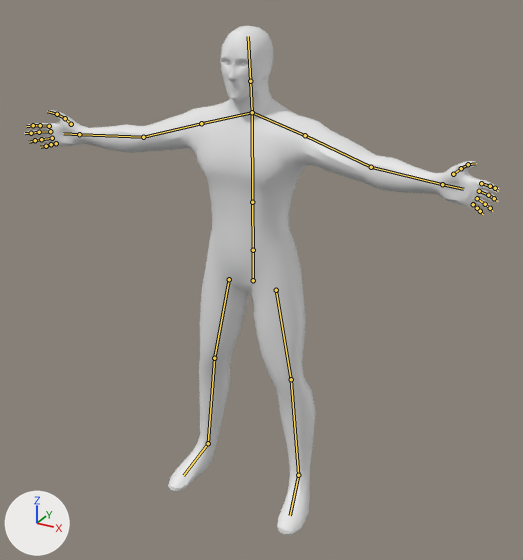
What one commit did to the Blender file scenes/pawn/player/KincheePlayer.blend.
Rendered twice from a 50 mm lens placed at (7.31, -12.68, 12.0), pointed at (0.81, -0.86, 6.09). Every picture has the same lights, and +X, +Y and +Z are marked at lower left. The older version comes first. The bones that bend it are drawn over the model as lines.

In view in the first picture: 'Retop'.
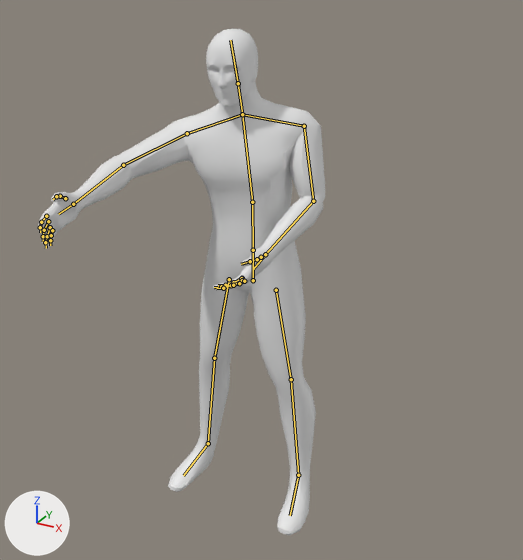
The newer file adds an action. The first version stands in its rest pose; the second is drawn at frame 16 of the action 'mob_melee'.

Location of each change, (x1, y1, x2, y2) in pixels of the pictures (523 x 560 px):
'Retop', posed (39% narrower): before (24, 26, 499, 535); after (38, 29, 325, 535)
bone 'UpperSpine', root to tip: before (252, 202) to (252, 112); after (252, 202) to (242, 114)
bone 'Clavicle.L', root to tip: before (252, 112) to (305, 135); after (242, 114) to (304, 126)
bone 'UpperArm.L', root to tip: before (305, 135) to (371, 167); after (304, 126) to (313, 201)
bone 'LowerArm.L', root to tip: before (371, 167) to (442, 184); after (313, 201) to (265, 254)
bone 'Clavicle.R', root to tip: before (252, 112) to (201, 123); after (242, 114) to (187, 133)
bone 'UpperArm.R', root to tip: before (201, 123) to (143, 137); after (187, 133) to (123, 165)
bone 'LowerArm.R', root to tip: before (143, 137) to (79, 134); after (123, 165) to (73, 204)

The edits, one by one:
Bone 'UpperSpine' (bone_upperspine) turns from (0, 0, 0) to (6, 7, 4) degrees about its own x, y and z.
Bone 'Clavicle.L' (bone_clavicle_l) turns from (0, 0, 0) to (-19, -5, 1) degrees about its own x, y and z.
Bone 'UpperArm.L' (bone_upperarm_l) turns from (0, 0, 0) to (24, 11, -64) degrees about its own x, y and z.
Bone 'LowerArm.L' (bone_lowerarm_l) turns from (0, 0, 0) to (57, 55, 1) degrees about its own x, y and z.
Bone 'Clavicle.R' (bone_clavicle_r) turns from (0, 0, 0) to (11, -3, 0) degrees about its own x, y and z.
Bone 'UpperArm.R' (bone_upperarm_r) turns from (0, 0, 0) to (40, 4, 2) degrees about its own x, y and z.
Bone 'LowerArm.R' (bone_lowerarm_r) turns from (0, 0, 0) to (18, -29, 11) degrees about its own x, y and z.
